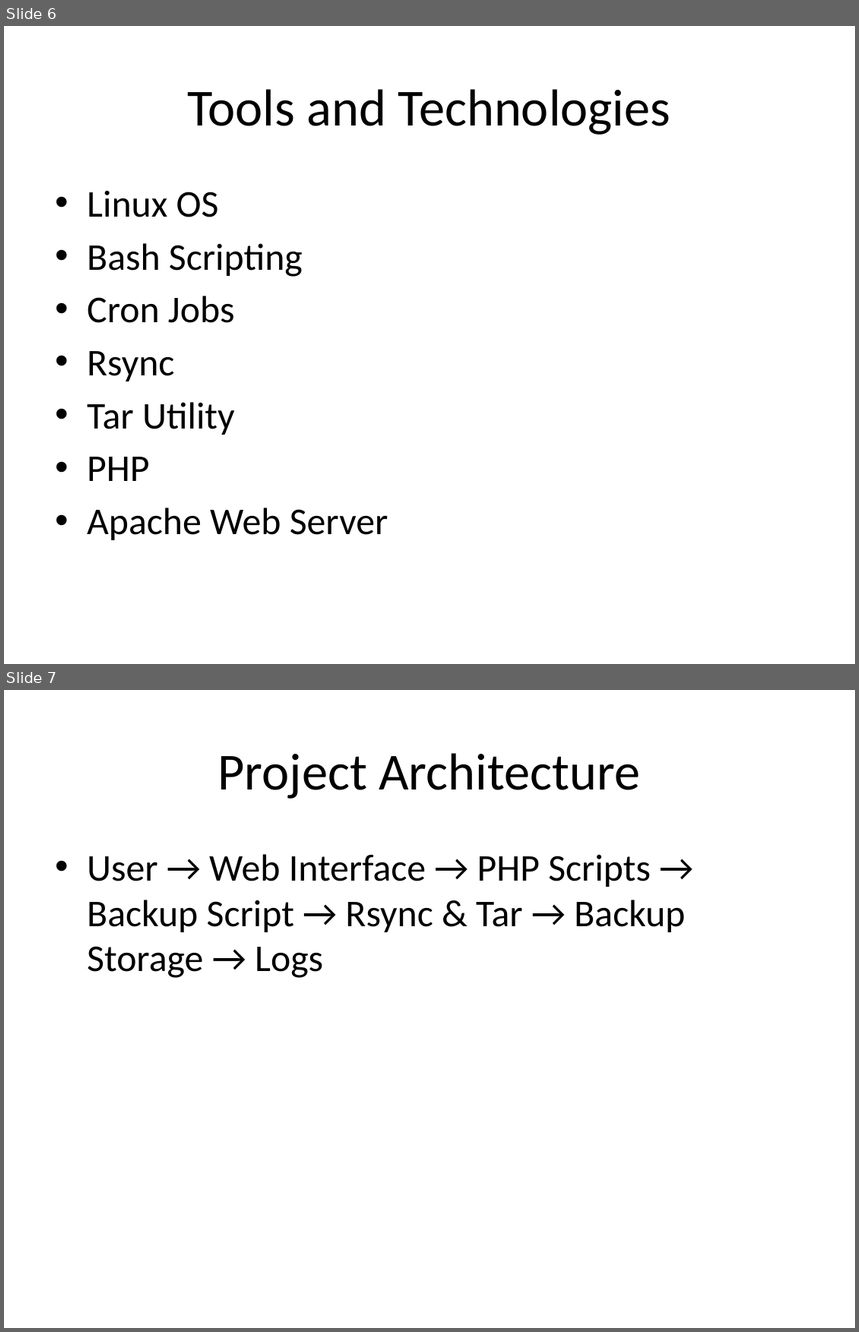
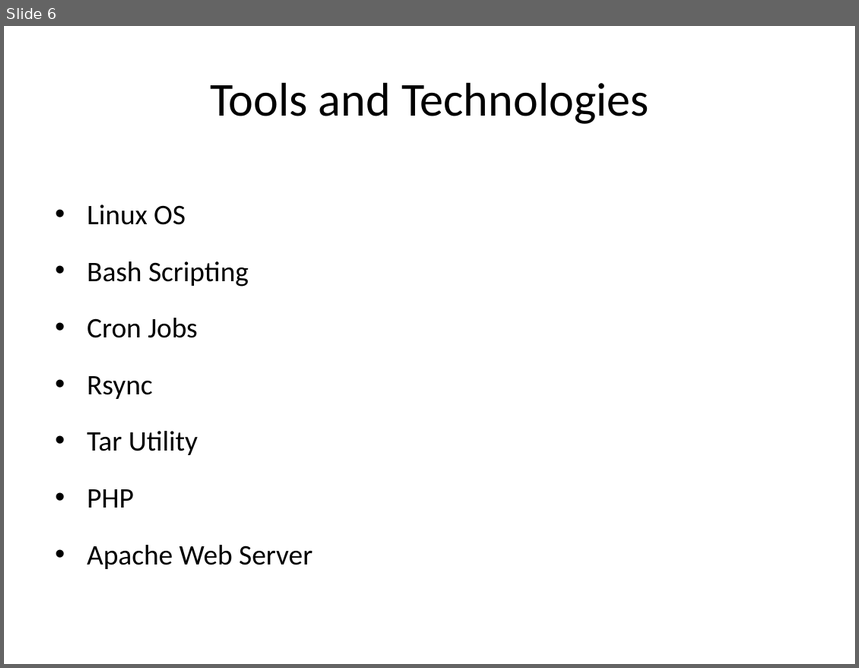
Before and after one commit to VarshithreddyMuddasani/Automated-Backup-Web-Manager-using-Linux, a slide deck: Project PPT.pptx. Shown one above the other, each under a label of ours: slides 6 and 7 before the commit, slide 6 after it. The pictures are 859x1332 and 859x668 pixels, drawn with LibreOffice and Linux fonts; fonts in the diff are those of the drawing. Boxes give left, top, right and bottom in pixels: in the first picture for what was removed or moved away, otherwise in the second. Text is boxed around its words. In the diff, an @@ line names an element or a change of style, - is before the commit and + after.

```diff
--- a/Project PPT.pptx
+++ b/Project PPT.pptx
@@ slide 7 removed at (4, 690, 855, 1328), background #FFFFFF @@
@@ title removed at (218, 753, 640, 799) @@
-Project Architecture
@@ text removed at (87, 854, 685, 978) @@
-• User → Web Interface → PHP Scripts → Backup Script → Rsync & Tar → Backup Storage → Logs
@@ slide 6 changed as well @@
@@ title "Tools and Technologies" at (210, 82, 649, 124): size 44 to 40 pt @@
@@ text "Linux OS" at (87, 205, 313, 569): size 32 to 24 pt; line spacing 1 to 1.5; less space between paragraphs @@
```
Also in this commit, not shown: 8 other slides changed, 2 slides added, 3 other slides removed.
